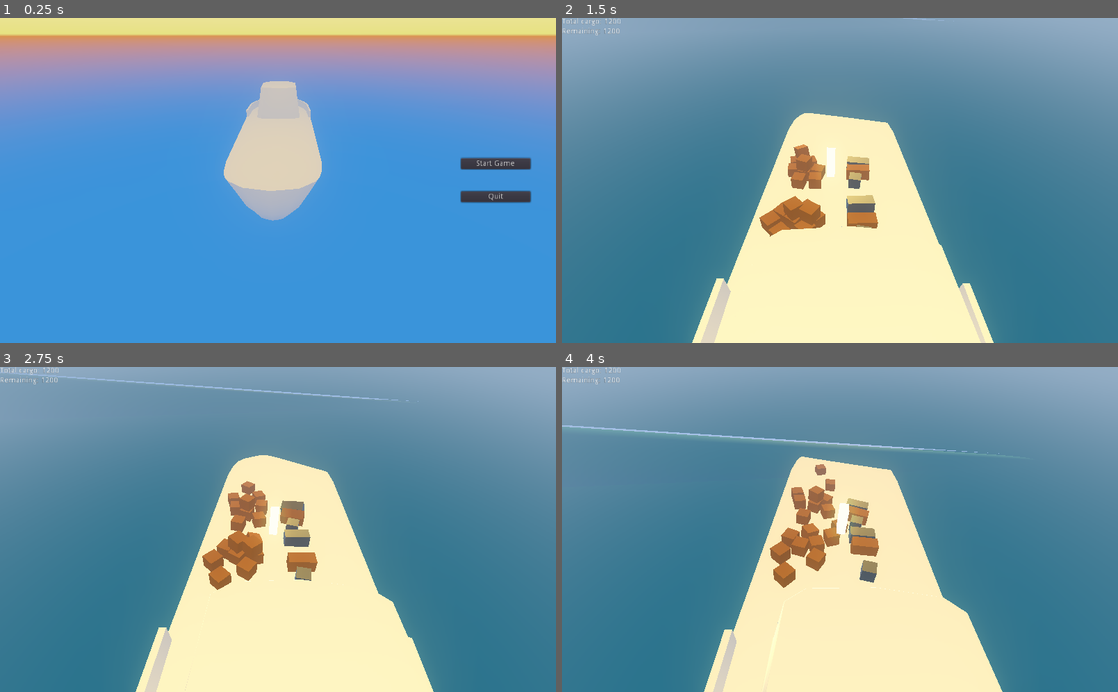
Above: before the commit, frames 1-4 (two rows, left to right).
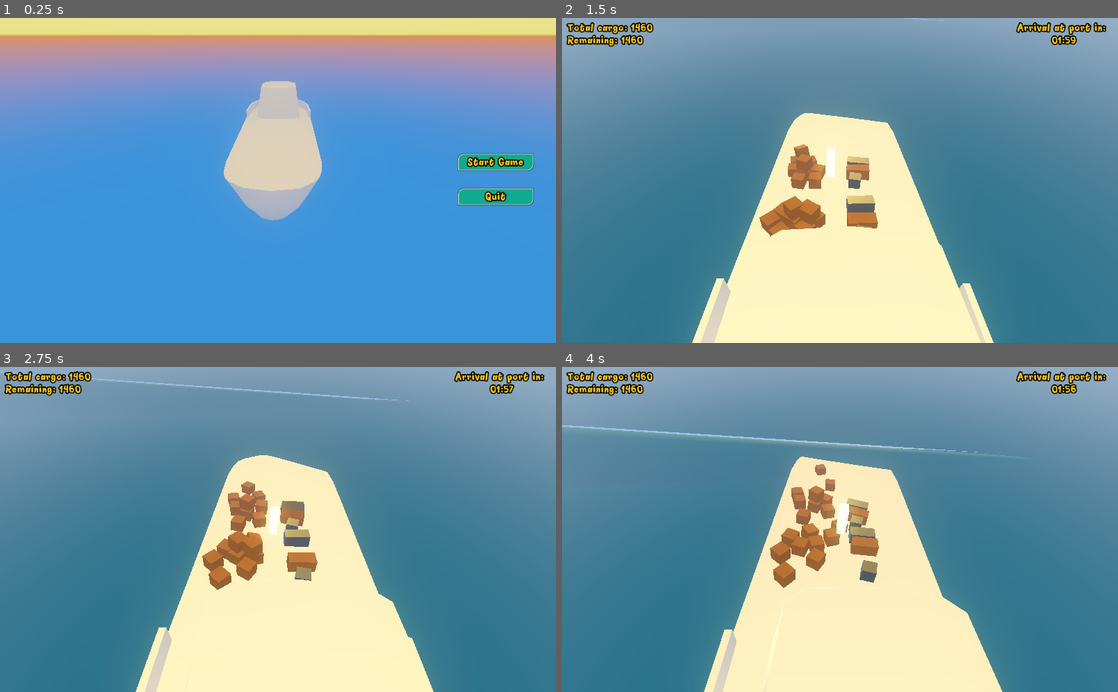
Above: after the commit, the same moments.

Repository: Boivin92/GMTK2020
Game: Godot game, scene res://Game/Menu/MainMenu.tscn
The game is run twice, just before and just after one commit, with the same random seed, the same clock (stepped at 60 frames per second) and the same inputs.
Inputs (mouse positions are in pixels of both pictures, inside the frame that each line leads up to):
- Up to frame 1 (0.25 s): no input
- Up to frame 2 (1.5 s): click "Start Game" at 0.5 s; move the mouse to (962, 164) at 1.27 s; hold Right (ui_right) from 1.28 s (still down); click (962, 164) at 1.35 s
- Up to frame 3 (2.75 s): move the mouse to (166, 545) at 2.02 s; release Right (ui_right) at 2.03 s; hold Down (ui_down) from 2.03 s (still down); click (166, 545) at 2.1 s
- Up to frame 4 (4 s): move the mouse to (895, 458) at 2.77 s; release Down (ui_down) at 2.78 s; hold Right (ui_right) 2.78-3.53 s; click (895, 458) at 2.85 s; move the mouse to (812, 594) at 3.52 s; hold Up (ui_up) from 3.53 s (still down); click (812, 594) at 3.6 s

The runs differ from the first frame. In frame 1, 1.5% of the frame differs, in the area x 82-96%, y 41-58%; in frame 2, 1.3%; in frame 3, 1.3%; in frame 4, 1.3%.

Commit message:
menu system + gameFlow

Diff:
--- a/Cargo/LargeCrate.tscn
+++ b/Cargo/LargeCrate.tscn
@@ -3,6 +3,7 @@
 [ext_resource path="res://Cargo/Crate.tscn" type="PackedScene" id=1]
 
 [node name="LargeCrate" instance=ExtResource( 1 )]
+cargo_value = 100
 
 [node name="MeshInstance" parent="." index="0"]
 transform = Transform( 1, 0, 0, 0, 0.5, 0, 0, 0, 0.5, 0, 0, 0 )
--- a/Cargo/LargeMetalCrate.tscn
+++ b/Cargo/LargeMetalCrate.tscn
@@ -3,6 +3,7 @@
 [ext_resource path="res://Cargo/MetalCrate.tscn" type="PackedScene" id=1]
 
 [node name="LargeMetalCrate" instance=ExtResource( 1 )]
+cargo_value = 120
 
 [node name="MeshInstance" parent="." index="0"]
 transform = Transform( 1, 0, 0, 0, 0.5, 0, 0, 0, 0.5, 0, 0, 0 )
--- a/Cargo/MetalCrate.tscn
+++ b/Cargo/MetalCrate.tscn
@@ -5,6 +5,7 @@
 
 [node name="MetalCrate" instance=ExtResource( 1 )]
 collision_layer = 2
+cargo_value = 60
 
 [node name="MeshInstance" parent="." index="0"]
 material/0 = ExtResource( 2 )
--- /dev/null
+++ b/Fonts/pineapple.tres
@@ -0,0 +1,11 @@
+[gd_resource type="DynamicFont" load_steps=2 format=2]
+
+[ext_resource path="res://Fonts/PineappleDemo.ttf" type="DynamicFontData" id=1]
+
+[resource]
+size = 18
+outline_size = 2
+outline_color = Color( 0, 0, 0, 1 )
+use_filter = true
+extra_spacing_char = 1
+font_data = ExtResource( 1 )
--- a/Game/Level/Level.gd
+++ b/Game/Level/Level.gd
@@ -6,3 +6,13 @@
 func _process(delta):
 	if Input.is_action_just_pressed("ui_cancel"):
 		get_tree().change_scene("res://Game/Menu/MainMenu.tscn")
+	$LevelUi.update_time_remaining($Timer.time_left)
+	if Score.cargo_points_remaining == 0:
+		game_over()
+
+
+func _on_Timer_timeout():
+	get_tree().change_scene("res://Game/Menu/GameOver.tscn")
+
+func game_over():
+	get_tree().change_scene("res://Game/Menu/GameOver.tscn")
--- a/Game/Level/Level.tscn
+++ b/Game/Level/Level.tscn
@@ -113,4 +113,10 @@
 light_energy = 3.75
 
 [node name="LevelUi" parent="." instance=ExtResource( 11 )]
+
+[node name="Timer" type="Timer" parent="."]
+wait_time = 120.0
+one_shot = true
+autostart = true
 [connection signal="body_entered" from="Ocean/Area" to="Ocean" method="_on_Area_body_entered"]
+[connection signal="timeout" from="Timer" to="." method="_on_Timer_timeout"]
--- a/Game/Level/LevelUi.tscn
+++ b/Game/Level/LevelUi.tscn
@@ -1,10 +1,16 @@
-[gd_scene load_steps=2 format=2]
+[gd_scene load_steps=3 format=2]
 
 [ext_resource path="res://LevelUi.gd" type="Script" id=1]
+[ext_resource path="res://Game/Menu/ui_theme.tres" type="Theme" id=2]
 
 [node name="LevelUi" type="Control"]
 anchor_right = 1.0
 anchor_bottom = 1.0
+margin_left = 10.0
+margin_top = 10.0
+margin_right = -10.0
+margin_bottom = -10.0
+theme = ExtResource( 2 )
 script = ExtResource( 1 )
 __meta__ = {
 "_edit_use_anchors_": false
@@ -18,12 +24,34 @@
 }
 
 [node name="Total" type="Label" parent="VBoxContainer"]
-margin_right = 78.0
-margin_bottom = 14.0
+margin_right = 121.0
+margin_bottom = 19.0
 text = "Total Cargo: "
 
 [node name="Remaining" type="Label" parent="VBoxContainer"]
-margin_top = 18.0
-margin_right = 78.0
-margin_bottom = 32.0
+margin_top = 23.0
+margin_right = 121.0
+margin_bottom = 42.0
 text = "Remaining: "
+
+[node name="VBoxContainer2" type="VBoxContainer" parent="."]
+anchor_left = 1.0
+anchor_right = 1.0
+margin_left = -176.0
+margin_right = -3.0
+margin_bottom = 40.0
+__meta__ = {
+"_edit_use_anchors_": false
+}
+
+[node name="ArrivalAt" type="Label" parent="VBoxContainer2"]
+margin_right = 173.0
+margin_bottom = 19.0
+text = "Arrival at port in:"
+
+[node name="TimeRemaining" type="Label" parent="VBoxContainer2"]
+margin_top = 23.0
+margin_right = 173.0
+margin_bottom = 42.0
+text = "00:00"
+align = 1
--- /dev/null
+++ b/Game/Menu/GameOver.gd
@@ -0,0 +1,14 @@
+extends Control
+
+func _ready():
+	if Score.cargo_points_remaining > 0:
+		$VBoxContainer/HBoxContainer/Value.text = str(Score.cargo_points_remaining) + "/" + str(Score.cargo_points_total)
+	else:
+		$VBoxContainer/Outcome.text = "Oh no! You lost all your cargo!"
+		$VBoxContainer/BetterLuck.show()
+		$VBoxContainer/HBoxContainer.hide()
+
+
+func _on_Button_pressed():
+	get_tree().change_scene("res://Game/Menu/MainMenu.tscn")
+	pass # Replace with function body.
--- /dev/null
+++ b/Game/Menu/GameOver.tscn
@@ -0,0 +1,68 @@
+[gd_scene load_steps=3 format=2]
+
+[ext_resource path="res://Game/Menu/ui_theme.tres" type="Theme" id=1]
+[ext_resource path="res://Game/Menu/GameOver.gd" type="Script" id=2]
+
+[node name="GameOver" type="Control"]
+anchor_right = 1.0
+anchor_bottom = 1.0
+theme = ExtResource( 1 )
+script = ExtResource( 2 )
+__meta__ = {
+"_edit_use_anchors_": false
+}
+
+[node name="VBoxContainer" type="VBoxContainer" parent="."]
+anchor_left = 0.5
+anchor_top = 0.5
+anchor_right = 0.5
+anchor_bottom = 0.5
+margin_left = -190.5
+margin_top = -21.0
+margin_right = 190.5
+margin_bottom = 21.0
+custom_constants/separation = 30
+__meta__ = {
+"_edit_use_anchors_": false
+}
+
+[node name="Outcome" type="Label" parent="VBoxContainer"]
+margin_right = 381.0
+margin_bottom = 19.0
+text = "You made it to port!"
+align = 1
+
+[node name="HBoxContainer" type="HBoxContainer" parent="VBoxContainer"]
+margin_top = 49.0
+margin_right = 381.0
+margin_bottom = 68.0
+alignment = 1
+
+[node name="Remaining" type="Label" parent="VBoxContainer/HBoxContainer"]
+margin_right = 280.0
+margin_bottom = 19.0
+text = "Your remaining cargo value is:  "
+align = 2
+
+[node name="Value" type="Label" parent="VBoxContainer/HBoxContainer"]
+margin_left = 284.0
+margin_right = 381.0
+margin_bottom = 19.0
+text = "over 9000!"
+
+[node name="BetterLuck" type="Label" parent="VBoxContainer"]
+visible = false
+margin_top = 98.0
+margin_right = 381.0
+margin_bottom = 117.0
+text = "Better luck next time!"
+align = 1
+
+[node name="Button" type="Button" parent="VBoxContainer"]
+margin_left = 149.0
+margin_top = 98.0
+margin_right = 232.0
+margin_bottom = 121.0
+size_flags_horizontal = 4
+text = "It's over!"
+[connection signal="pressed" from="VBoxContainer/Button" to="." method="_on_Button_pressed"]
--- a/Game/Menu/Menu.tscn
+++ b/Game/Menu/Menu.tscn
@@ -1,10 +1,12 @@
-[gd_scene load_steps=2 format=2]
+[gd_scene load_steps=3 format=2]
 
 [ext_resource path="res://Game/Menu/Menu.gd" type="Script" id=1]
+[ext_resource path="res://Game/Menu/ui_theme.tres" type="Theme" id=2]
 
 [node name="Menu" type="Control"]
 anchor_right = 1.0
 anchor_bottom = 1.0
+theme = ExtResource( 2 )
 script = ExtResource( 1 )
 __meta__ = {
 "_edit_use_anchors_": false
@@ -23,7 +25,7 @@
 }
 
 [node name="StartGame" type="Button" parent="VBoxContainer"]
-margin_top = 259.0
+margin_top = 256.0
 margin_right = 128.0
 margin_bottom = 279.0
 text = "Start Game"
@@ -31,7 +33,7 @@
 [node name="Quit" type="Button" parent="VBoxContainer"]
 margin_top = 320.0
 margin_right = 128.0
-margin_bottom = 340.0
+margin_bottom = 343.0
 text = "Quit"
 [connection signal="pressed" from="VBoxContainer/StartGame" to="." method="_on_StartGame_pressed"]
 [connection signal="pressed" from="VBoxContainer/Quit" to="." method="_on_Quit_pressed"]
--- /dev/null
+++ b/Game/Menu/button_style_normal.tres
@@ -0,0 +1,16 @@
+[gd_resource type="StyleBoxFlat" format=2]
+
+[resource]
+bg_color = Color( 0.0666667, 0.670588, 0.564706, 1 )
+border_width_left = 2
+border_width_top = 2
+border_width_right = 2
+border_width_bottom = 2
+border_blend = true
+corner_radius_top_left = 10
+corner_radius_bottom_right = 10
+expand_margin_left = 5.0
+expand_margin_right = 5.0
+expand_margin_top = 5.0
+expand_margin_bottom = 2.0
+shadow_size = 2
--- /dev/null
+++ b/Game/Menu/ui_theme.tres
@@ -0,0 +1,72 @@
+[gd_resource type="Theme" load_steps=6 format=2]
+
+[ext_resource path="res://Game/Menu/button_style_normal.tres" type="StyleBox" id=1]
+[ext_resource path="res://Fonts/pineapple.tres" type="DynamicFont" id=2]
+
+[sub_resource type="StyleBoxFlat" id=3]
+bg_color = Color( 0.0666667, 0.670588, 0.564706, 1 )
+border_width_left = 2
+border_width_top = 2
+border_width_right = 2
+border_width_bottom = 2
+border_blend = true
+corner_radius_top_left = 10
+corner_radius_bottom_right = 10
+expand_margin_left = 5.0
+expand_margin_right = 5.0
+expand_margin_top = 5.0
+expand_margin_bottom = 2.0
+shadow_size = 2
+
+[sub_resource type="StyleBoxFlat" id=4]
+bg_color = Color( 0.188235, 0.792157, 0.686275, 1 )
+border_width_left = 2
+border_width_top = 2
+border_width_right = 2
+border_width_bottom = 2
+border_blend = true
+corner_radius_top_left = 10
+corner_radius_bottom_right = 10
+expand_margin_left = 5.0
+expand_margin_right = 5.0
+expand_margin_top = 5.0
+expand_margin_bottom = 2.0
+shadow_size = 2
+
+[sub_resource type="StyleBoxFlat" id=5]
+bg_color = Color( 0.054902, 0.423529, 0.360784, 1 )
+border_width_left = 2
+border_width_top = 2
+border_width_right = 2
+border_width_bottom = 2
+border_blend = true
+corner_radius_top_left = 10
+corner_radius_bottom_right = 10
+expand_margin_left = 5.0
+expand_margin_right = 5.0
+expand_margin_top = 5.0
+expand_margin_bottom = 2.0
+shadow_size = 2
+
+[resource]
+default_font = ExtResource( 2 )
+Button/colors/font_color = Color( 1, 0.8, 0.117647, 1 )
+Button/colors/font_color_disabled = Color( 0.9, 0.9, 0.9, 0.2 )
+Button/colors/font_color_hover = Color( 0.94, 0.94, 0.94, 1 )
+Button/colors/font_color_pressed = Color( 1, 1, 1, 1 )
+Button/constants/hseparation = 2
+Button/fonts/font = null
+Button/styles/disabled = ExtResource( 1 )
+Button/styles/focus = SubResource( 3 )
+Button/styles/hover = SubResource( 4 )
+Button/styles/normal = ExtResource( 1 )
+Button/styles/pressed = SubResource( 5 )
+Label/colors/font_color = Color( 1, 0.8, 0.117647, 1 )
+Label/colors/font_color_shadow = Color( 0, 0, 0, 0 )
+Label/colors/font_outline_modulate = Color( 1, 1, 1, 1 )
+Label/constants/line_spacing = 3
+Label/constants/shadow_as_outline = 0
+Label/constants/shadow_offset_x = 1
+Label/constants/shadow_offset_y = 1
+Label/fonts/font = ExtResource( 2 )
+Label/styles/normal = null
--- a/LevelUi.gd
+++ b/LevelUi.gd
@@ -1,14 +1,4 @@
 extends Control
-
-
-# Declare member variables here. Examples:
-# var a = 2
-# var b = "text"
-
-
-# Called when the node enters the scene tree for the first time.
-func _ready():
-	pass # Replace with function body.
 
 func _process(delta):
 	update_remaining_cargo()
@@ -19,3 +9,15 @@
 
 func update_total_cargo():
 	$VBoxContainer/Total.text = "Total cargo: " + str(Score.cargo_points_total)
+
+func update_time_remaining(time_left : float):
+	var seconds = int(time_left)
+	var minutes = int(seconds / 60)
+	seconds = seconds % 60
+	$VBoxContainer2/TimeRemaining.text = format_to_double_digits(minutes) + ":" + format_to_double_digits(seconds)
+
+func format_to_double_digits(value):
+	if value < 10:
+		return "0" + str(value)
+	else:
+		return str(value)
Binary file added: Fonts/PineappleDemo.ttf
Not shown: 3 places in Game/Level/Level.tscn that only renumber resources
Not shown: 2 places in Game/Level/LevelEnvironment.tres that only renumber resources
Not shown: 1 places in Game/Level/water.tres that only renumber resources
